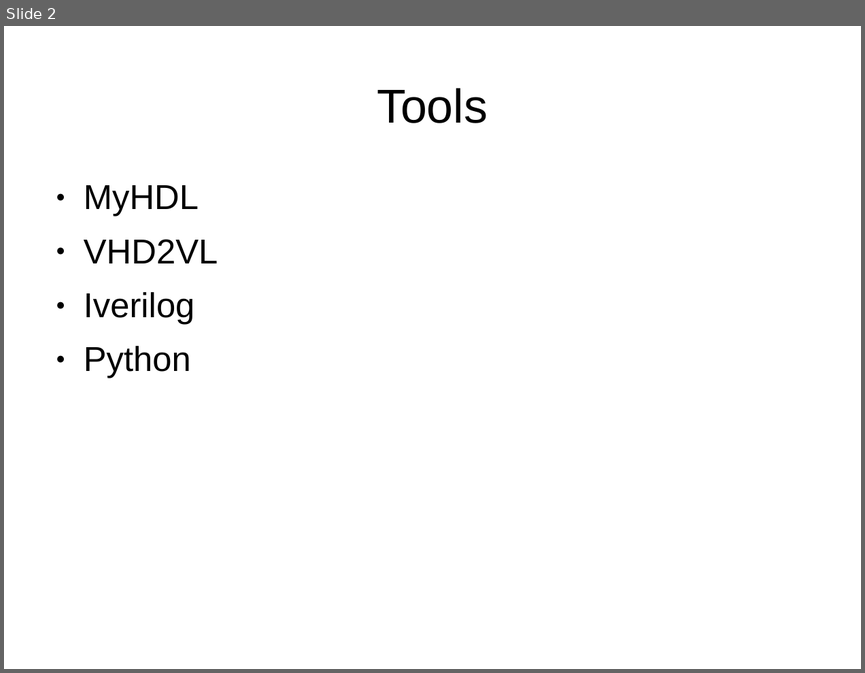
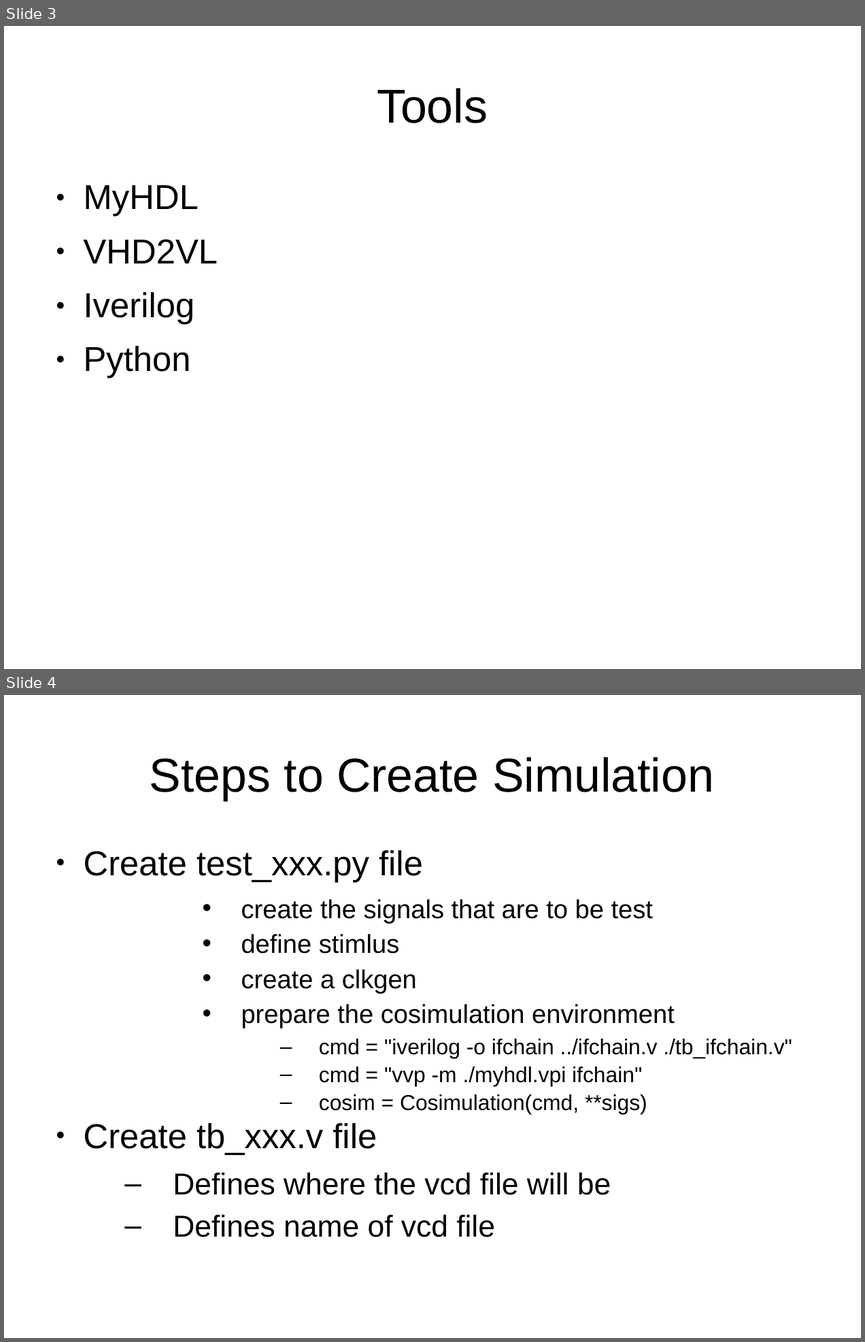
Before and after one commit to develone/raspberrypi2_yocto_doc, a slide deck: simulate.ppt. Shown one above the other, each under a label of ours: slide 2 before the commit, slides 3 and 4 after it. The pictures are 865x673 and 865x1342 pixels, drawn with LibreOffice and Linux fonts; fonts in the diff are those of the drawing. Boxes give left, top, right and bottom in pixels: in the first picture for what was removed or moved away, otherwise in the second. Text is boxed around its words. In the diff, an @@ line names an element or a change of style, - is before the commit and + after.

Commit message:
adding steps to simulate

```diff
--- a/simulate.ppt
+++ b/simulate.ppt
@@ slide 4 added at [4, 695, 861, 1338], background #FFFFFF @@
@@ title added at [150, 757, 714, 800], 44 pt, text #000000 @@
+Steps to Create Simulation
@@ text added at [84, 850, 792, 1237], 20 pt, text #000000 @@
+● Create test_xxx.py file
+    • create the signals that are to be test
+    • define stimlus
+    • create a clkgen
+    • prepare the cosimulation environment
+      – cmd = "iverilog -o ifchain ../ifchain.v ./tb_ifchain.v"
+      – cmd = "vvp -m ./myhdl.vpi ifchain"
+      – cosim = Cosimulation(cmd, **sigs)
+● Create tb_xxx.v file
+  – Defines where the vcd file will be
+  – Defines name of vcd file
@@ what was slide 2 is now slide 3 @@
```
Also in this commit, not shown: 1 slide changed.
